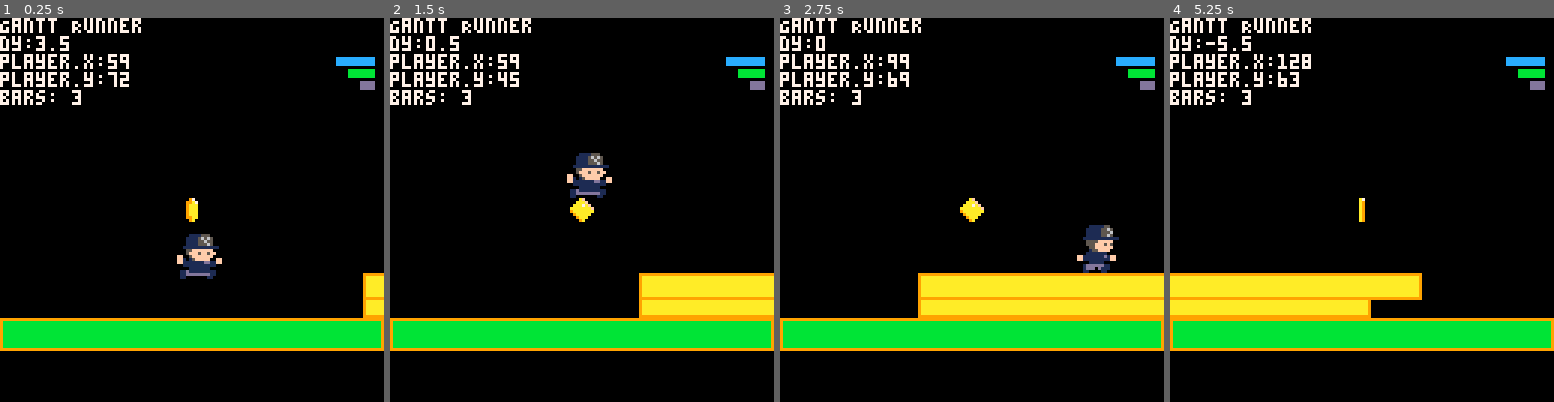
Above: before the commit, frames 1-4 (left to right).
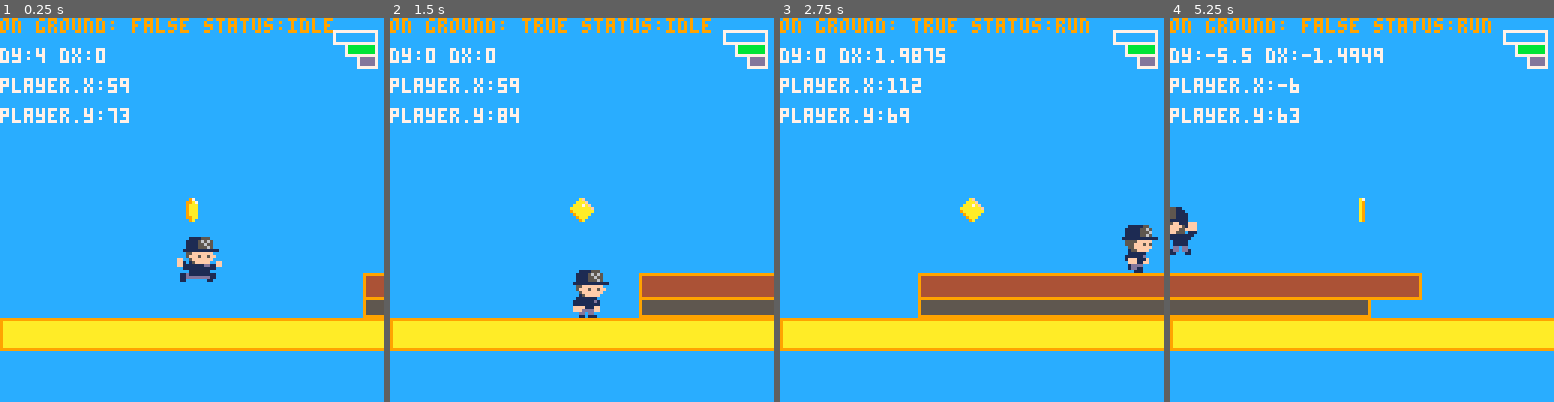
Above: after the commit, the same moments.

Repository: teamgantt/gantt-runner
Game: PICO-8 cartridge gantt-runner.p8
The game is run twice, just before and just after one commit, with the same random seed, the same clock (stepped at 60 frames per second) and the same inputs.
Inputs:
- Up to frame 1 (0.25 s): no input
- Up to frame 2 (1.5 s): tap X (X key) at 0.33, 1.07 s; tap O (Z key) at 0.7 s
- Up to frame 3 (2.75 s): hold Right 1.6-2.1 s; tap O (Z key) at 1.7, 2.1, 2.5 s; tap X (X key) at 1.85 s; hold Right from 2.47 s (still down)
- Up to frame 4 (5.25 s): tap O (Z key) every 0.4 s from 2.9 to 4.9 s; tap X (X key) at 2.97, 4.08, 5.2 s; release Right at 3.03 s; hold Left 3.08-3.58 s; hold Right 4.02-4.68 s; hold Left from 5.08 s (still down)

The runs differ from the first frame. In frame 1, 97% of the frame differs, in the area x 0-100%, y 0-100%; in frame 2, 97%; in frame 3, 96%; in frame 4, 96%.

Commit message:
sprint and platform handling

Diff:
--- a/gantt-runner.p8
+++ b/gantt-runner.p8
@@ -5,32 +5,38 @@
 --by tg devs
 
 function _init()
+	debug=true
+
 	i_player()
 	i_gantt()
 	i_milestone_anims()
+	i_particles()
 end
 
 function _update()
 	u_player()
 	u_gantt()
 	u_milestone_anims()
+	u_fx()
 end
 
 function _draw()
-	cls(0)
+	cls(12)
 	d_gantt()
 	d_milestone_anims()
+	d_fx()
 	d_player()
-	spr(42, 110, 10, 2,2)
-	print("Gantt Runner", 0, 0, 7)
+	spr(42, 110, 2, 2,2) --tg logo
 
 
 	--debug stuff
-
-	print("dy:"..tostr(player.dy))
-	print("player.x:"..flr(player.x))
-	print("player.y:"..flr(player.y))
-	print("bars: "..count(g.bars))
+	if (debug) then
+		print("on ground: "..tostr(player.on_platform)..' status:'..player.move, 0, 0, 9)
+		print("dy:"..tostr(player.dy)..' dx:'..tostr(player.dx),0,10,7)
+		print("player.x:"..flr(player.x), 0, 20, 7)
+		print("player.y:"..flr(player.y), 0, 30, 7)
+		-- print("bars: "..count(g.bars))
+	end
 
 
 end
@@ -40,26 +46,37 @@
 	gravity=0.5
 	friction=.75
 	player={
-	 flip_x=false,
-	 acc=0.5,
-	 boost=6,
-	 x=59,
-	 y=59,
-	 dx=0,
-	 dy=0,
-	 max_dx=2,
-	 max_dy=3,
-	 on_ground=false,
-	 milestones=0,
-	 sfx_jump=0,
-	 sfx_land=1,
-	 -- sprites
-	 idle_s=32,
-	 falling_s=38,
-	 jumping_s=40,
+		-- player stats
+		milestones=0,
+
+		-- player physics
+		boost=6,
+		acc=0.5,
+		dx=0,
+		dy=0,
+		max_dx=4,
+		max_dy=4,
+
+		-- player state
+		flip_x=false,
+		x=59,
+		y=59,
+		feet_x=0,
+		feet_y=0,
+		on_platform=false,
+		move='idle', -- idle, run, sprint
+
+		-- sfx
+		sfx_jump=0,
+		sfx_land=1,
+
+		-- sprites
+		idle_s=32,
+		falling_s=38,
+		jumping_s=40,
 	}
 	--player anims
-	run={
+	run_anim={
 		f=1,
 		frames={34,36,34},
 		cur_s=34,
@@ -68,24 +85,36 @@
 end
 
 function u_player()
-	player.is_run=false
+	player.move='idle'
 	player.dx*=friction
 
 
 	--controls
-	if (btn(0)) then
+	if (btn(⬅️)) then
 		player.dx-=player.acc
 		player.flip_x=true
-		if (player.on_ground) then player.is_run=true end
+		-- player.move='run'
+		player.feet_x=player.x+8
+		if (player.on_platform) then player.move='run' end
 	end -- left
 
-	if (btn(1)) then
+	if (btn(➡️)) then
 		player.dx+=player.acc
 		player.flip_x=false
-		if (player.on_ground) then player.is_run=true end
+		-- player.move='run'
+		player.feet_x=player.x
+		if (player.on_platform) then player.move='run' end
 	end -- right
 
-	if (btnp(5) and player.on_ground == true) then --jump
+	if (btn(🅾️) ) then --speed boost
+		player.dx*=2
+		player.move='sprint'
+		friction=.5
+	else
+		friction=.75 --reset friction
+	end
+
+	if (btn(❎) and player.on_platform == true) then --jump
 		player.dy-=player.boost
 		sfx(player.sfx_jump)
 	end -- X
@@ -110,52 +139,52 @@
 
 
  --animate player run
- if run.f >= count(run.frames) then
-		run.f = 1
-	end
-
-	if player.is_run == true then
-		run.f=run.f+run.timing
+ if run_anim.f >= count(run_anim.frames) then
+		run_anim.f = 1
+	end
+
+	--running animations
+	if (player.move != 'idle') and player.on_platform then
+		--handle run animation
+		run_anim.f=run_anim.f+run_anim.timing
+
+		if player.move == 'sprint' then
+			dust(player.feet_x,player.feet_y,1,{6,7},4)
+		end
 	else
-		run.f=1
-	end
-
-	-- check for collision with platform
+		run_anim.f=1
+	end
+
+	--check for collision with platform
 	if (plat_collide(player)) then
-		if (player.on_ground == false) then
-			sfx(player.sfx_land)
-		end
-		player.on_ground=true
+		player.on_platform=true
 		player.dy=0
 
 	else
-		player.on_ground=false
+		player.on_platform=false
 		player.dy+=gravity
 	end
+
+	--update feet pos
+	player.feet_y=player.y+16
+	player.feet_x=player.x+8
 end
 
 function d_player()
-	if (player.is_run) then
-		spr(run.frames[flr(run.f)], player.x, player.y,2,2,player.flip_x)
+	if ((player.move=='run' or player.move=='sprint') and player.on_platform) then
+		spr(run_anim.frames[flr(run_anim.f)], player.x, player.y, 2, 2, player.flip_x)
 	elseif (player.dy > 0) then
-		spr(player.falling_s, player.x, player.y,2,2,player.flip_x)
+		spr(player.falling_s, player.x, player.y, 2, 2, player.flip_x)
 	elseif (player.dy < 0) then
-		spr(player.jumping_s, player.x, player.y,2,2,player.flip_x)
-	else
-		spr(flr(player.idle_s), player.x, player.y,2,2,player.flip_x)
+		spr(player.jumping_s, player.x, player.y, 2, 2, player.flip_x)
+	else --idle
+		spr(flr(player.idle_s), player.x, player.y, 2, 2, player.flip_x)
 	end
 end
 -->8
 --gantt bars
 
-platforms={
-	yellow={
-		x0=0,
-		y0=100,
-		x1=128,
-		y1=110,
-	}
-}
+
 
 function move_bar(bar)
 	bar.x0-=bar.speed
@@ -172,13 +201,14 @@
 	local bar_y1=bar_y0+bar_height
 	local x0=128
 	local x1=x0+rnd_between(min_width,max_width)
+  local colors={1,2,3,4,5,6}
 
 	add(g.bars, {
 		x0=x0,
 		y0=bar_y0,
 		x1=x1,
 		y1=bar_y1,
-		color=10,
+		color=rnd(colors),
 		stroke=9,
 		speed=1
 	})
@@ -188,7 +218,6 @@
 --game loop funcs
 function i_gantt()
  --game object--
-  local colors={8,9,10,11,12}
 	g={
 		max_onscreen=3, --bars on screen
 		bars={},    --all bars
@@ -198,9 +227,9 @@
 	add(g.bars, {
 		x0=0,
 		y0=100,
-		x1=127,
+		x1=128,
 		y1=110,
-		color=rnd(colors),
+		color=10,
 		stroke=9,
 		speed=0
 	})
@@ -222,10 +251,6 @@
 			gen_bar()
 		end
 	end
-	-- if count(g.bars) < g.max_onscreen then
-	-- 	gen_bar()
-	-- end
-
 end
 
 function d_gantt()
@@ -246,10 +271,18 @@
 
 	for k,bar in ipairs(g.bars) do
 		if player.x+8 >= bar.x0 and player.x <= bar.x1 then
-			if player.y+16 >= bar.y0 and player.y+16 <= bar.y1 then
+			if player.feet_y >= bar.y0 and player.feet_y <= bar.y1 then
 				p.y=bar.y0-16
-				p.on_ground=true
-				-- p.x=p.dx+bar.x0
+				if (player.on_platform == false) then
+					sfx(player.sfx_land)
+					dust(player.feet_x,player.feet_y,2,{5,6,7},2)
+				end
+
+				p.on_platform=true
+				--player is op.x-=bar.speed
+				if (bar.speed > 0) then
+					p.x-=bar.speed
+				end
 				return true
 			end
 		end
@@ -288,6 +321,101 @@
 
 function rnd_between(min, max)
 	return flr(rnd(max-min+1))+min
+end
+
+-->8
+--particles
+
+function i_particles()
+    --particles
+    effects = {}
+
+    --effects settings
+    explode_size = 5
+    explode_colors = {8,9,6,5}
+    explode_amount = 5
+
+    --sfx
+    -- trail_sfx = 0
+    -- explode_sfx = 1
+    -- fire_sfx = 2
+
+end
+
+function add_fx(x,y,die,dx,dy,grav,grow,shrink,r,c_table)
+    local fx={
+        x=x,
+        y=y,
+        t=0,
+        die=die,
+        dx=dx,
+        dy=dy,
+        grav=grav,
+        grow=grow,
+        shrink=shrink,
+        r=r,
+        c=0,
+        c_table=c_table
+    }
+    add(effects,fx)
+end
+
+function u_fx()
+    for fx in all(effects) do
+        --lifetime
+				fx.t+=1
+				if fx.t>fx.die then del(effects,fx) end
+
+        --color depends on lifetime
+        if fx.t/fx.die < 1/#fx.c_table then
+					fx.c=fx.c_table[1]
+				elseif fx.t/fx.die < 2/#fx.c_table then
+						fx.c=fx.c_table[2]
+				elseif fx.t/fx.die < 3/#fx.c_table then
+						fx.c=fx.c_table[3]
+				else
+						fx.c=fx.c_table[4]
+				end
+
+        --physics
+				if fx.grav then fx.dy+=.25 end
+				if fx.grow then fx.r+=.075 end
+				if fx.shrink then fx.r-=.075 end
+
+        --move
+				fx.x+=fx.dx
+				fx.y+=fx.dy
+    end
+end
+
+function d_fx()
+    for fx in all(effects) do
+        --draw pixel for size 1, draw circle for larger
+        if fx.r<=1 then
+            pset(fx.x,fx.y,fx.c)
+        else
+            circfill(fx.x,fx.y,fx.r,fx.c)
+        end
+    end
+end
+
+-- poof effect
+function dust(x,y,r,c_table,num)
+	for i=0, num do
+			--settings
+			add_fx(
+					x,         -- x
+					y,         -- y
+					2+rnd(2), -- die
+					rnd(2)-1,  -- dx
+					rnd(2)-2,  -- dy
+					true,      -- gravity
+					false,     -- grow
+					true,      -- shrink
+					r,         -- radius
+					c_table    -- color_table
+			)
+	end
 end
 
 __gfx__
@@ -309,19 +437,19 @@
 00000000050005000009a0000009a0000009a0000009a000000a9000000a9000000a9000000a9000000011011100000000110000110000000000000000000000
 00001111555000000000111115500000000011111550000000001111555000000000001155500000000000000000000000000000000000000000000000000000
 00011115656500000001111155650000000111115565000000011115656500000000011155650000000000000000000000000000000000000000000000000000
-00011115565500000001111155560000000111115556000000011115565500000000111155560000000000000000000000000000000000000000000000000000
-0001111555650000000111115565000000011111556500000001111555650000000011115511110000ccccccccccccc000000000000000000000000000000000
-0011111111111100001111111111110000111111111111000011111111111100000011111111000000ccccccccccccc000000000000000000000000000000000
-00055fffffff00000005555fffff00000005555fffff000000055fffffff00000fff111ff5f0000000ccccccccccccc000000000000000000000000000000000
-0005fff5ff5ff000000555fff5f50000000555fff5f500000005fff5ff5ff0000fff15fffff00000000000000000000000000000000000000000000000000000
-00005fffffff0000000055ffffff0000000055ffffff0000ff005fffffff00000ffff55ffff00000000000bbbbbbbbb000000000000000000000000000000000
-000015fffff000000000155ffff000000000155ffff00000ff1015fffff00ff001110555ff0fff00000000bbbbbbbbb000000000000000000000000000000000
-000111111100000000011111110000000000111111000000ff1111111dd11ff000111111111fff00000000bbbbbbbbb000000000000000000000000000000000
-001111111d100000ff1111111d1ff000000111111d00000000111111111110000001111111100000000000000000000000000000000000000000000000000000
-0011111111100000ff111111111ff0000001fff111f00000000011111110000000001111100000000000000000ddddd000000000000000000000000000000000
-00ffff111ff0000000001111100000000000fff11ff00000011d11111111100000001111100000000000000000ddddd000000000000000000000000000000000
-00fffddddff00000001dddddd110000000001dddd0000000011dddddddd110000000dd0dd00000000000000000ddddd000000000000000000000000000000000
-0000dd0dd0000000001ddd0d1110000000001dd11000000001100000001100000001dd0dd1000000000000000000000000000000000000000000000000000000
+00011115565500000001111155560000000111115556000000011115565500000000111155560000077777777777777700000000000000000000000000000000
+0001111555650000000111115565000000011111556500000001111555650000000011115511110007ccccccccccccc700000000000000000000000000000000
+0011111111111100001111111111110000111111111111000011111111111100000011111111000007ccccccccccccc700000000000000000000000000000000
+00055fffffff00000005555fffff00000005555fffff000000055fffffff00000fff111ff5f0000007ccccccccccccc700000000000000000000000000000000
+0005fff5ff5ff000000555fff5f50000000555fff5f500000005fff5ff5ff0000fff15fffff00000077777777777777700000000000000000000000000000000
+00005fffffff0000000055ffffff0000000055ffffff0000ff005fffffff00000ffff55ffff00000000007bbbbbbbbb700000000000000000000000000000000
+000015fffff000000000155ffff000000000155ffff00000ff1015fffff00ff001110555ff0fff00000007bbbbbbbbb700000000000000000000000000000000
+000111111100000000011111110000000000111111000000ff1111111dd11ff000111111111fff00000007bbbbbbbbb700000000000000000000000000000000
+001111111d100000ff1111111d1ff000000111111d00000000111111111110000001111111100000000007777777777700000000000000000000000000000000
+0011111111100000ff111111111ff0000001fff111f00000000011111110000000001111100000000000000007ddddd700000000000000000000000000000000
+00ffff111ff0000000001111100000000000fff11ff00000011d11111111100000001111100000000000000007ddddd700000000000000000000000000000000
+00fffddddff00000001dddddd110000000001dddd0000000011dddddddd110000000dd0dd00000000000000007ddddd700000000000000000000000000000000
+0000dd0dd0000000001ddd0d1110000000001dd11000000001100000001100000001dd0dd1000000000000000777777700000000000000000000000000000000
 00001101110000000011000011000000000000111000000000000000000000000001100011000000000000000000000000000000000000000000000000000000
 
 
Not shown, changed: the sound effects (__sfx__) section of gantt-runner.p8
